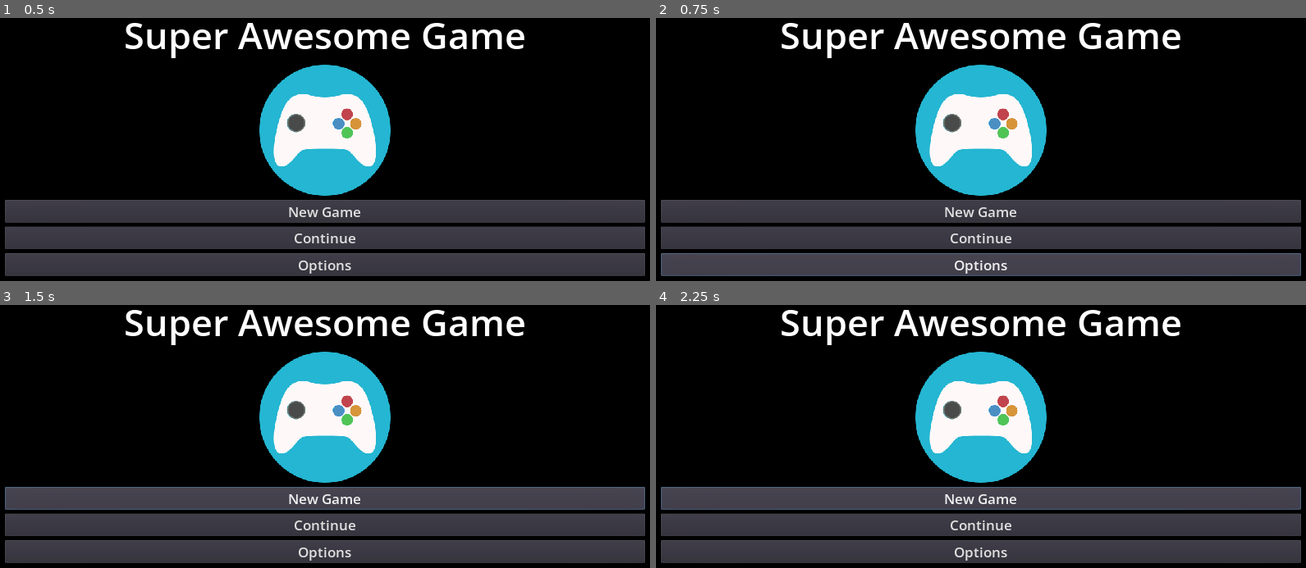
Above: before the commit, frames 1-4 (two rows, left to right).
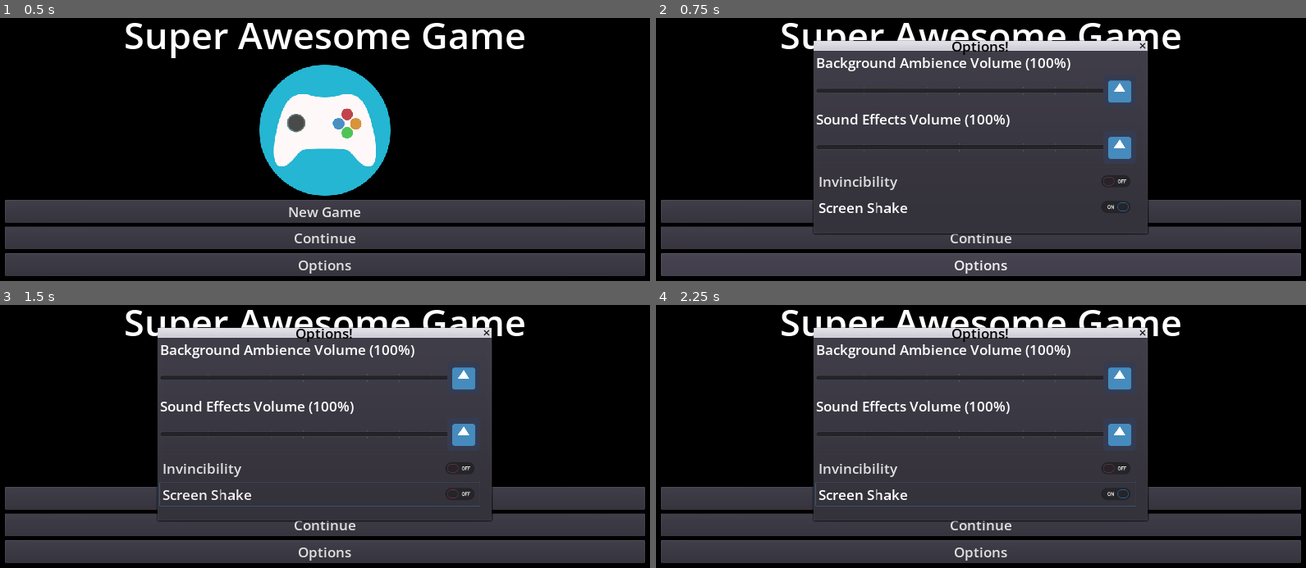
Above: after the commit, the same moments.

Repository: nightblade9/turbo
Game: Godot game, scene res://contexts/pregame/scenes/SplashScene.tscn
Two runs of this game, one before a commit and one after it. Both use one fixed random seed, a clock stepped at 60 frames per second and the inputs below. The engine's default icon, where the game draws it, is replaced by a stand-in: a white triangle on a blue panel in a dark square.
Inputs (mouse positions are in pixels of both pictures, inside the frame that each line leads up to):
- Up to frame 1 (0.5 s): no input
- Up to frame 2 (0.75 s): click "Options" at 0.5 s
- Up to frame 3 (1.5 s): click (325, 496) at 1.25 s, where only the run before the commit has a clickable "New Game"
- Up to frame 4 (2.25 s): click (981, 496) at 2 s, where only the run before the commit has a clickable "New Game"

Frame 1 is identical in both runs. In frame 2, 33% of the frame differs, in the area x 0-100%, y 8-99%; in frame 3, 33%; in frame 4, 33%, in the area x 0-100%, y 8-83%.

Commit message:
Title screen Options button works now!

Diff:
--- /dev/null
+++ b/source/contexts/pregame/scenes/TitleScene.gd
@@ -0,0 +1,16 @@
+extends Control
+
+
+# Declare member variables here. Examples:
+# var a = 2
+# var b = "text"
+
+
+# Called when the node enters the scene tree for the first time.
+func _ready():
+	pass # Replace with function body.
+
+
+# Called every frame. 'delta' is the elapsed time since the previous frame.
+#func _process(delta):
+#	pass
--- a/source/contexts/pregame/scenes/TitleScene.tscn
+++ b/source/contexts/pregame/scenes/TitleScene.tscn
@@ -1,11 +1,23 @@
-[gd_scene load_steps=3 format=2]
+[gd_scene load_steps=4 format=2]
 
 [ext_resource path="res://assets/images/ui/title-image.png" type="Texture" id=1]
 [ext_resource path="res://theme/Headings.tres" type="DynamicFont" id=2]
 
+[sub_resource type="GDScript" id=1]
+script/source = "extends Control
+
+const OptionsDialog = preload(\"res://contexts/options/OptionsDialog.tscn\")
+
+func _on_OptionsButton_pressed() -> void:
+	var options_dialog = OptionsDialog.instance()
+	add_child(options_dialog)
+	options_dialog.popup()
+"
+
 [node name="Control" type="Control"]
 anchor_right = 1.0
 anchor_bottom = 1.0
+script = SubResource( 1 )
 
 [node name="ColorRect" type="ColorRect" parent="."]
 anchor_right = 1.0
@@ -48,20 +60,22 @@
 margin_bottom = 256.0
 texture = ExtResource( 1 )
 
-[node name="Button" type="Button" parent="MarginContainer/VBoxContainer"]
+[node name="NewGameButton" type="Button" parent="MarginContainer/VBoxContainer"]
 margin_top = 454.0
 margin_right = 1248.0
 margin_bottom = 499.0
 text = "New Game"
 
-[node name="Button2" type="Button" parent="MarginContainer/VBoxContainer"]
+[node name="ContinueButton" type="Button" parent="MarginContainer/VBoxContainer"]
 margin_top = 507.0
 margin_right = 1248.0
 margin_bottom = 552.0
 text = "Continue"
 
-[node name="Button3" type="Button" parent="MarginContainer/VBoxContainer"]
+[node name="OptionsButton" type="Button" parent="MarginContainer/VBoxContainer"]
 margin_top = 560.0
 margin_right = 1248.0
 margin_bottom = 605.0
 text = "Options"
+
+[connection signal="pressed" from="MarginContainer/VBoxContainer/OptionsButton" to="." method="_on_OptionsButton_pressed"]
